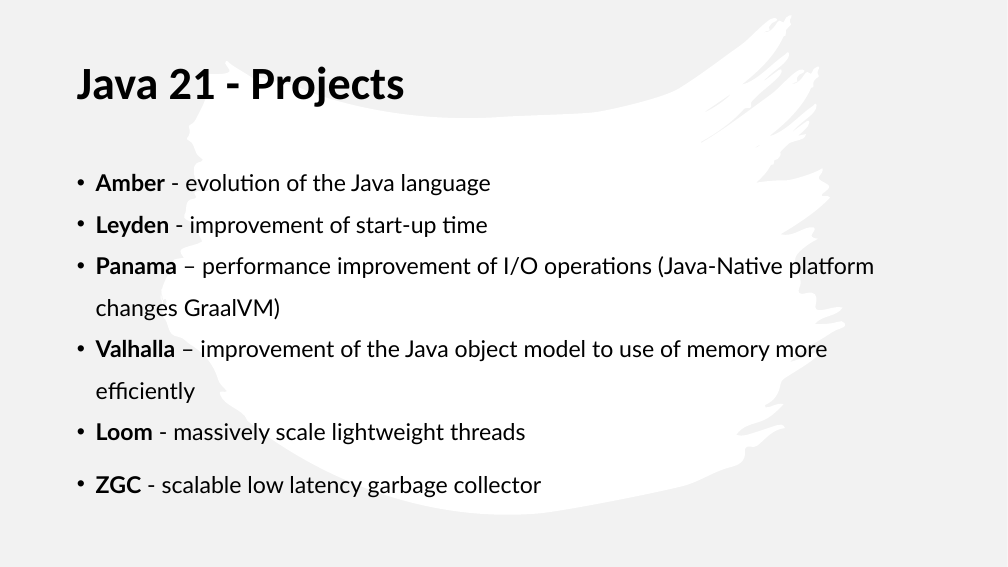
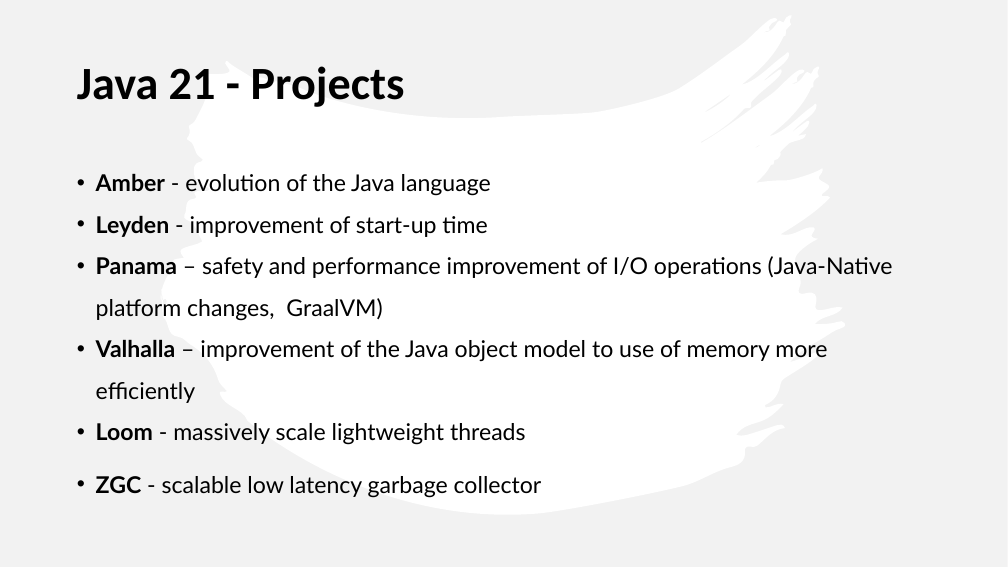
Before and after one commit to iuliana/jdk21-parent-project, a slide deck: slide 6 of Java21-Presentation.pptx. Drawn at 1008x567 pixels with LibreOffice and Linux fonts; fonts in the diff are those of the drawing. Boxes give left, top, right and bottom in pixels: in the first picture for what was removed or moved away, otherwise in the second. Text is boxed around its words. In the diff, an @@ line names an element or a change of style, - is before the commit and + after.

```diff
--- a/Java21-Presentation.pptx
+++ b/Java21-Presentation.pptx
@@ text at <box>96,256,893,321</box>: text changed @@
-• Panama – performance improvement of I/O operations (Java-Native platform changes GraalVM)
+• Panama – safety and performance improvement of I/O operations (Java-Native platform changes, GraalVM)
```
Also in this commit, not shown: 10 other slides changed, 7 slides added, 17 other files.
